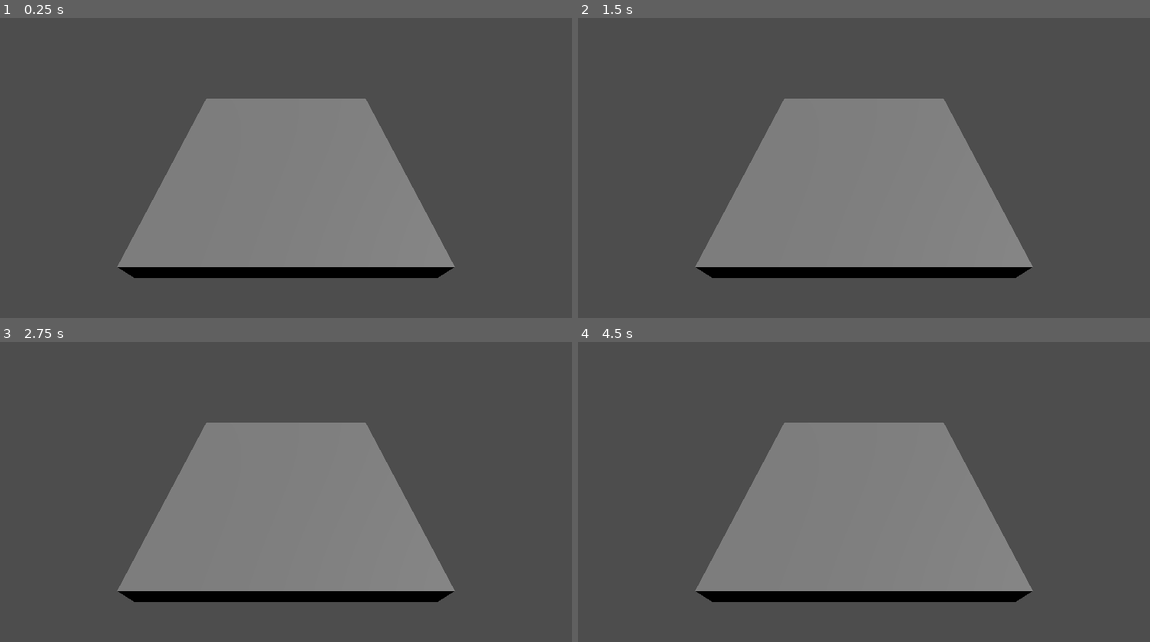
Above: before the commit, frames 1-4 (two rows, left to right).
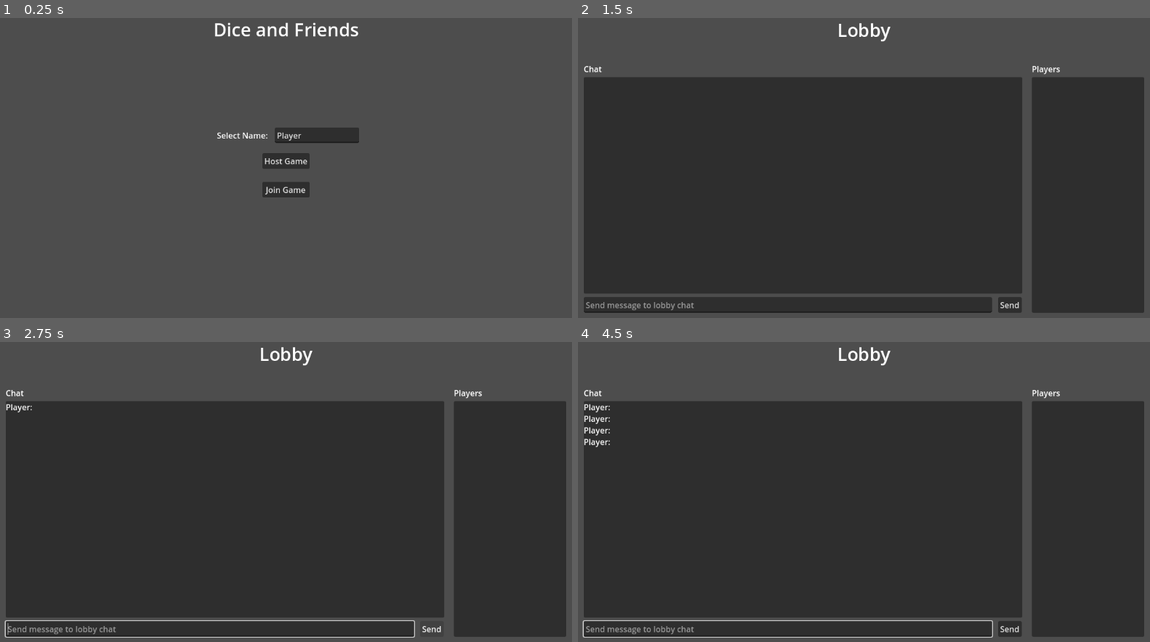
Above: after the commit, the same moments.

Repository: Switchbreak/dice-and-friends
Game: Godot game, scene res://title_scene.tscn
Two runs of this game, one before a commit and one after it. Both use one fixed random seed, a clock stepped at 60 frames per second and the inputs below. Before the commit the project starts from res://board_scene.tscn.
Inputs (mouse positions are in pixels of both pictures, inside the frame that each line leads up to):
- Up to frame 1 (0.25 s): no input
- Up to frame 2 (1.5 s): click (864, 162) at 0.5 s, where only the run after the commit has a clickable "Host Game"; click (864, 189) at 1.25 s, where only the run after the commit has a clickable "Join Game"
- Up to frame 3 (2.75 s): click (434, 630) at 2 s, where only the run after the commit has a clickable "Send"
- Up to frame 4 (4.5 s): click (1012, 630) at 2.75 s, where only the run after the commit has a clickable "Send"; click (1012, 630) at 3.5 s, where only the run after the commit has a clickable "Send"; tap Enter at 4.25 s; move the mouse to (989, 468) at 4.27 s; click (989, 468) at 4.42 s

The runs differ from the first frame. In frame 1, 27% of the frame differs, in the area x 20-80%, y 1-87%; in frame 2, 75%, in the area x 1-99%, y 1-99%; in frame 3, 75%; in frame 4, 75%.

Commit message:
Initial multiplayer lobby

Diff:
--- a/game_board.gd
+++ b/game_board.gd
@@ -7,6 +7,7 @@
 @onready var drag_surface := $"BoardDragSurface/CollisionShape3D"
 
 var drag_object: Node3D
+
 
 func toggle_drag(drag: bool, set_drag_object: Node3D = null) -> void:
     drag_surface.disabled = !drag
--- a/game_piece.tscn
+++ b/game_piece.tscn
@@ -1,6 +1,7 @@
-[gd_scene load_steps=4 format=3 uid="uid://bopdov1a6utoh"]
+[gd_scene load_steps=5 format=3 uid="uid://bopdov1a6utoh"]
 
 [ext_resource type="Script" uid="uid://ddf6nu434s0is" path="res://game_piece.gd" id="1_kocjm"]
+[ext_resource type="Script" uid="uid://dtmkg16l0injo" path="res://lobby.gd" id="2_dlbvo"]
 
 [sub_resource type="CylinderShape3D" id="CylinderShape3D_pog5f"]
 height = 1.0
@@ -22,4 +23,7 @@
 transform = Transform3D(1, 0, 0, 0, 1, 0, 0, 0, 1, 0, 0.5, 0)
 mesh = SubResource("CylinderMesh_kocjm")
 
+[node name="Lobby" type="Node" parent="."]
+script = ExtResource("2_dlbvo")
+
 [connection signal="input_event" from="." to="." method="_on_input_event"]
--- /dev/null
+++ b/lobby.gd
@@ -0,0 +1,111 @@
+extends Node
+
+signal player_connected(peer_id, player_info, is_self)
+signal player_disconnected(peer_id)
+signal server_disconnected
+
+const DEFAULT_SERVER_IP = "127.0.0.1" # IPv4 localhost
+const PORT = 7000
+
+@onready var chat := $PanelContainer/Chat
+@onready var chat_message := $ChatMessage
+
+var players = {}
+var player_info = { "name": "Name" }
+var chat_log = []
+
+
+func _ready() -> void:
+    multiplayer.peer_connected.connect(_on_player_connected)
+    multiplayer.peer_disconnected.connect(_on_player_disconnected)
+    multiplayer.connected_to_server.connect(_on_connected_ok)
+    multiplayer.connection_failed.connect(_on_connected_fail)
+    multiplayer.server_disconnected.connect(_on_server_disconnected)
+
+
+func join_game(address = ""):
+    if address.is_empty():
+        address = DEFAULT_SERVER_IP
+    var peer = ENetMultiplayerPeer.new()
+    var error = peer.create_client(address, PORT)
+    if error:
+        return error
+    multiplayer.multiplayer_peer = peer
+    player_info.host = false
+
+
+func create_game():
+    var peer = ENetMultiplayerPeer.new()
+    var error = peer.create_server(PORT)
+    if error:
+        return error
+    multiplayer.multiplayer_peer = peer
+    player_info.host = true
+    player_connected.emit(peer.get_unique_id(), player_info, true)
+    show_chat_message("Lobby created by %s" % player_info.name)
+
+
+func remove_multiplayer_peer():
+    multiplayer.multiplayer_peer = null
+    players.clear()
+    show_chat_message("Disconnected from lobby")
+
+
+func sanitize_message(message: String) -> String:
+    return message.xml_escape().strip_escapes().strip_edges()
+
+
+@rpc("any_peer", "reliable")
+func receive_chat_message(sender_player_info, message: String) -> void:
+    show_chat_message(sender_player_info.name + ": " + message)
+
+
+func show_chat_message(message: String) -> void:
+    chat.add_text(sanitize_message(message) + "\n")
+
+
+func send_chat_message(message: String, sender_player_info = player_info) -> void:
+    receive_chat_message.rpc(sender_player_info, message)
+    show_chat_message(sender_player_info.name + ": " + message)
+
+
+
+@rpc("any_peer", "reliable")
+func _register_player(new_player_info):
+    var new_player_id = multiplayer.get_remote_sender_id()
+    players[new_player_id] = new_player_info
+    player_connected.emit(new_player_id, new_player_info, false)
+    if multiplayer.is_server():
+        send_chat_message("%s has entered the lobby" % new_player_info.name, { "name": "Server" })
+
+
+func _on_player_connected(id):
+    _register_player.rpc_id(id, player_info)
+
+
+func _on_player_disconnected(id):
+    show_chat_message("%s has left the lobby" % players[id].name)
+    players.erase(id)
+    player_disconnected.emit(id)
+
+
+func _on_connected_ok():
+    var peer_id = multiplayer.get_unique_id()
+    players[peer_id] = player_info
+    player_connected.emit(peer_id, player_info, true)
+    show_chat_message("Successfully connected to lobby")
+
+
+func _on_connected_fail():
+    remove_multiplayer_peer()
+
+
+func _on_server_disconnected():
+    remove_multiplayer_peer()
+    server_disconnected.emit()
+
+
+func _on_send_chat_message() -> void:
+    send_chat_message(chat_message.text)
+    chat_message.clear()
+    chat_message.grab_focus()
--- /dev/null
+++ b/lobby_scene.tscn
@@ -0,0 +1,97 @@
+[gd_scene load_steps=4 format=3 uid="uid://w05xb6tloh76"]
+
+[ext_resource type="Script" uid="uid://dtmkg16l0injo" path="res://lobby.gd" id="1_ns5g5"]
+[ext_resource type="Script" uid="uid://bw4r5g1aondyo" path="res://player_list.gd" id="2_tjped"]
+
+[sub_resource type="LabelSettings" id="LabelSettings_ns5g5"]
+font_size = 36
+
+[node name="Lobby" type="Control"]
+top_level = true
+layout_mode = 3
+anchors_preset = 15
+anchor_right = 1.0
+anchor_bottom = 1.0
+grow_horizontal = 2
+grow_vertical = 2
+script = ExtResource("1_ns5g5")
+
+[node name="Background" type="ColorRect" parent="."]
+layout_mode = 1
+anchors_preset = 15
+anchor_right = 1.0
+anchor_bottom = 1.0
+grow_horizontal = 2
+grow_vertical = 2
+color = Color(0.301961, 0.301961, 0.301961, 1)
+
+[node name="Title" type="Label" parent="."]
+layout_mode = 1
+anchors_preset = 5
+anchor_left = 0.5
+anchor_right = 0.5
+offset_left = -53.0
+offset_top = 39.0
+offset_right = 53.0
+offset_bottom = 89.0
+grow_horizontal = 2
+text = "Lobby"
+label_settings = SubResource("LabelSettings_ns5g5")
+horizontal_alignment = 1
+vertical_alignment = 1
+justification_flags = 162
+
+[node name="PanelContainer" type="PanelContainer" parent="."]
+layout_mode = 0
+offset_left = 20.0
+offset_top = 158.0
+offset_right = 890.0
+offset_bottom = 588.0
+
+[node name="Chat" type="RichTextLabel" parent="PanelContainer"]
+layout_mode = 2
+scroll_following = true
+
+[node name="ChatLabel" type="Label" parent="."]
+layout_mode = 0
+offset_left = 20.0
+offset_top = 130.0
+offset_right = 73.0
+offset_bottom = 153.0
+text = "Chat"
+
+[node name="PlayersLabel" type="Label" parent="."]
+offset_left = 909.0
+offset_top = 130.0
+offset_right = 966.0
+offset_bottom = 153.0
+text = "Players"
+
+[node name="PlayerList" type="ItemList" parent="."]
+layout_mode = 0
+offset_left = 909.0
+offset_top = 158.0
+offset_right = 1132.0
+offset_bottom = 626.0
+script = ExtResource("2_tjped")
+
+[node name="ChatMessage" type="LineEdit" parent="."]
+layout_mode = 0
+offset_left = 20.0
+offset_top = 595.0
+offset_right = 830.0
+offset_bottom = 626.0
+placeholder_text = "Send message to lobby chat"
+
+[node name="SendChatMessage" type="Button" parent="."]
+layout_mode = 0
+offset_left = 842.0
+offset_top = 595.0
+offset_right = 889.0
+offset_bottom = 626.0
+text = "Send"
+
+[connection signal="player_connected" from="." to="PlayerList" method="_on_lobby_player_connected"]
+[connection signal="player_disconnected" from="." to="PlayerList" method="_on_lobby_player_disconnected"]
+[connection signal="text_submitted" from="ChatMessage" to="." method="_on_send_chat_message" unbinds=1]
+[connection signal="pressed" from="SendChatMessage" to="." method="_on_send_chat_message"]
--- /dev/null
+++ b/player_list.gd
@@ -0,0 +1,22 @@
+extends ItemList
+
+const HIGHLIGHT_COLOR: Color = Color("ffffff")
+
+var players = {}
+
+
+func _on_lobby_player_connected(peer_id: int, player_info: Variant, is_self: bool) -> void:
+    var player_name = player_info.name
+    if player_info.host:
+        player_name += " (host)"
+    var index = add_item(player_name)
+    players[peer_id] = { "index": index, "player_info": player_info }
+
+    if is_self:
+        set_item_custom_fg_color(index, HIGHLIGHT_COLOR)
+
+
+func _on_lobby_player_disconnected(peer_id: int) -> void:
+    var player = players[peer_id]
+    self.remove_item(player.index)
+    players.erase(peer_id)
--- a/project.godot
+++ b/project.godot
@@ -11,7 +11,7 @@
 [application]
 
 config/name="Dice And Friends"
-run/main_scene="uid://ksg413gpoenl"
+run/main_scene="uid://bc8ypnf7van0b"
 config/features=PackedStringArray("4.4", "GL Compatibility")
 config/icon="res://icon.svg"
 
--- /dev/null
+++ b/title_scene.gd
@@ -0,0 +1,19 @@
+extends Control
+
+var lobby_scene := preload("res://lobby_scene.tscn").instantiate()
+@onready var player_name := $SelectName/Name
+
+
+func init_lobby_scene() -> void:
+    lobby_scene.player_info.name = player_name.text
+    add_child(lobby_scene)
+
+
+func _on_host_game_pressed() -> void:
+    init_lobby_scene()
+    lobby_scene.create_game()
+
+
+func _on_join_game_pressed() -> void:
+    init_lobby_scene()
+    lobby_scene.join_game()
--- /dev/null
+++ b/title_scene.tscn
@@ -0,0 +1,97 @@
+[gd_scene load_steps=3 format=3 uid="uid://bc8ypnf7van0b"]
+
+[ext_resource type="Script" uid="uid://pa1cn1xfgel2" path="res://title_scene.gd" id="1_wkkv4"]
+
+[sub_resource type="LabelSettings" id="LabelSettings_j1uka"]
+font_size = 36
+
+[node name="HomeScreen" type="Control"]
+layout_mode = 3
+anchors_preset = 15
+anchor_right = 1.0
+anchor_bottom = 1.0
+grow_horizontal = 2
+grow_vertical = 2
+script = ExtResource("1_wkkv4")
+
+[node name="Title" type="Label" parent="."]
+layout_mode = 1
+anchors_preset = -1
+anchor_left = 0.5
+anchor_right = 0.5
+offset_left = -20.0
+offset_top = 38.0
+offset_right = 20.0
+offset_bottom = 61.0
+grow_horizontal = 2
+text = "Dice and Friends"
+label_settings = SubResource("LabelSettings_j1uka")
+horizontal_alignment = 1
+
+[node name="HostGame" type="Button" parent="."]
+layout_mode = 1
+anchors_preset = 8
+anchor_left = 0.5
+anchor_top = 0.5
+anchor_right = 0.5
+anchor_bottom = 0.5
+offset_left = -47.0
+offset_top = -15.5
+offset_right = 47.0
+offset_bottom = 15.5
+grow_horizontal = 2
+grow_vertical = 2
+text = "Host Game"
+
+[node name="JoinGame" type="Button" parent="."]
+layout_mode = 1
+anchors_preset = 8
+anchor_left = 0.5
+anchor_top = 0.5
+anchor_right = 0.5
+anchor_bottom = 0.5
+offset_left = -47.0
+offset_top = 42.0
+offset_right = 47.0
+offset_bottom = 73.0
+grow_horizontal = 2
+grow_vertical = 2
+text = "Join Game"
+
+[node name="SelectName" type="Control" parent="."]
+layout_mode = 1
+anchors_preset = 8
+anchor_left = 0.5
+anchor_top = 0.5
+anchor_right = 0.5
+anchor_bottom = 0.5
+offset_left = -152.0
+offset_top = -70.0
+offset_right = 145.0
+offset_bottom = -24.0
+grow_horizontal = 2
+grow_vertical = 2
+
+[node name="Label" type="Label" parent="SelectName"]
+layout_mode = 1
+anchors_preset = 4
+anchor_top = 0.5
+anchor_bottom = 0.5
+offset_left = 15.0
+offset_top = -15.0
+offset_right = 120.0
+offset_bottom = 8.0
+grow_vertical = 2
+text = "Select Name: "
+
+[node name="Name" type="LineEdit" parent="SelectName"]
+layout_mode = 0
+offset_left = 130.0
+offset_top = 4.0
+offset_right = 297.0
+offset_bottom = 35.0
+text = "Player"
+max_length = 32
+
+[connection signal="pressed" from="HostGame" to="." method="_on_host_game_pressed"]
+[connection signal="pressed" from="JoinGame" to="." method="_on_join_game_pressed"]
Not shown, added: lobby.gd.uid
Not shown, added: player_list.gd.uid
Not shown, added: title_scene.gd.uid
